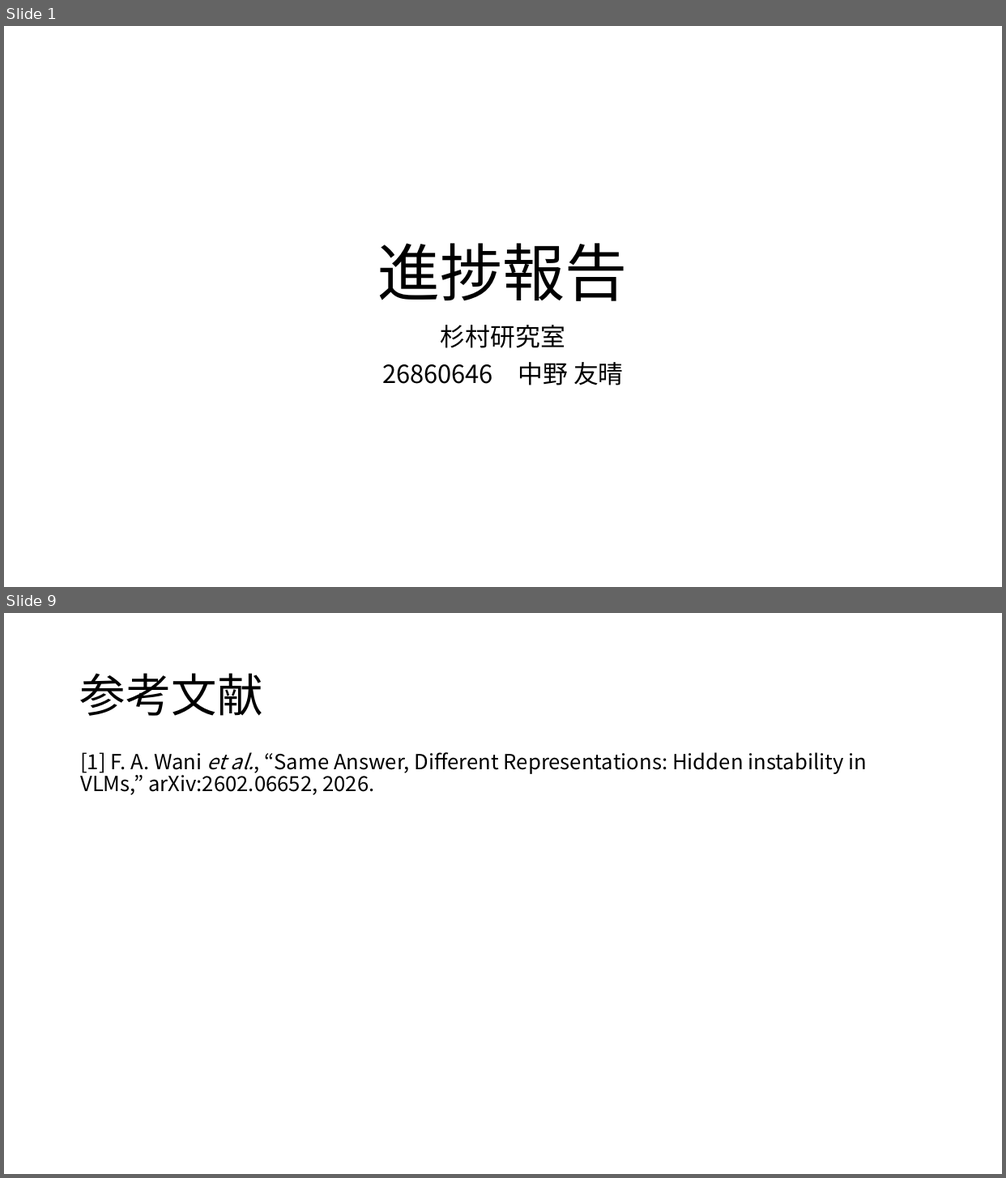
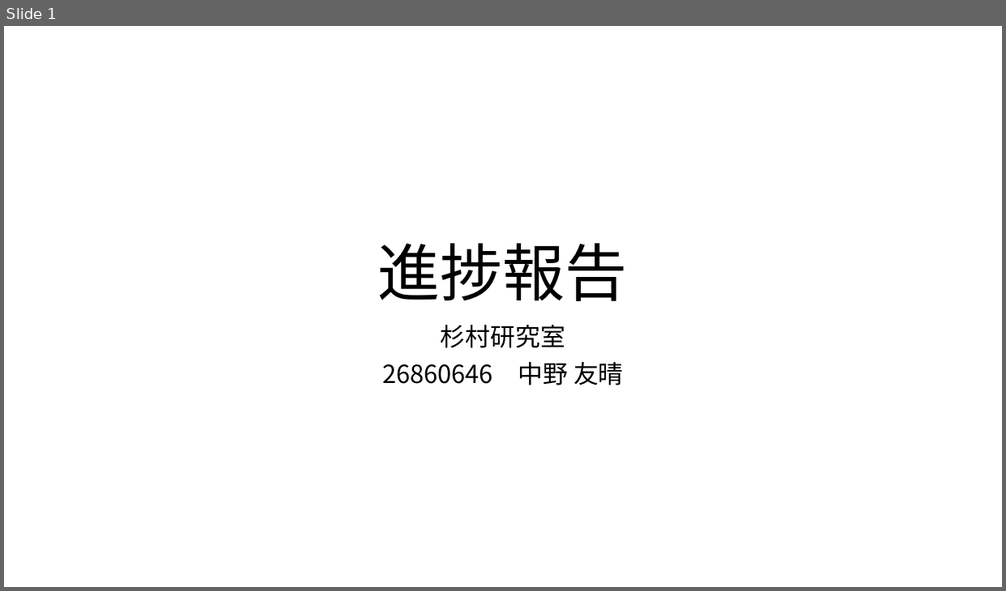
Before and after one commit to tomoking2004/cotar, a slide deck: presentations/20261106_進捗報告.pptx. Shown one above the other, each under a label of ours: slides 1 and 9 before the commit, slide 1 after it; the slides between them are not shown. The pictures are 1006x1178 and 1006x591 pixels, drawn with LibreOffice and Linux fonts; fonts in the diff are those of the drawing. Boxes give left, top, right and bottom in pixels: in the first picture for what was removed or moved away, otherwise in the second. Text is boxed around its words. In the diff, an @@ line names an element or a change of style, - is before the commit and + after.

```diff
--- a/presentations/20261106_進捗報告.pptx
+++ b/presentations/20261106_進捗報告.pptx
@@ slide 9 removed at box(4, 613, 1002, 1174), background #FFFFFF @@
@@ title removed at box(80, 673, 263, 716) @@
-参考文献
@@ text removed at box(80, 752, 867, 795) @@
-[1] F. A. Wani et al., “Same Answer, Different Representations: Hidden instability in VLMs,” arXiv:2602.06652, 2026.
```
Also in this commit, not shown: 5 slides changed, 2 other slides removed, 1 other file.
